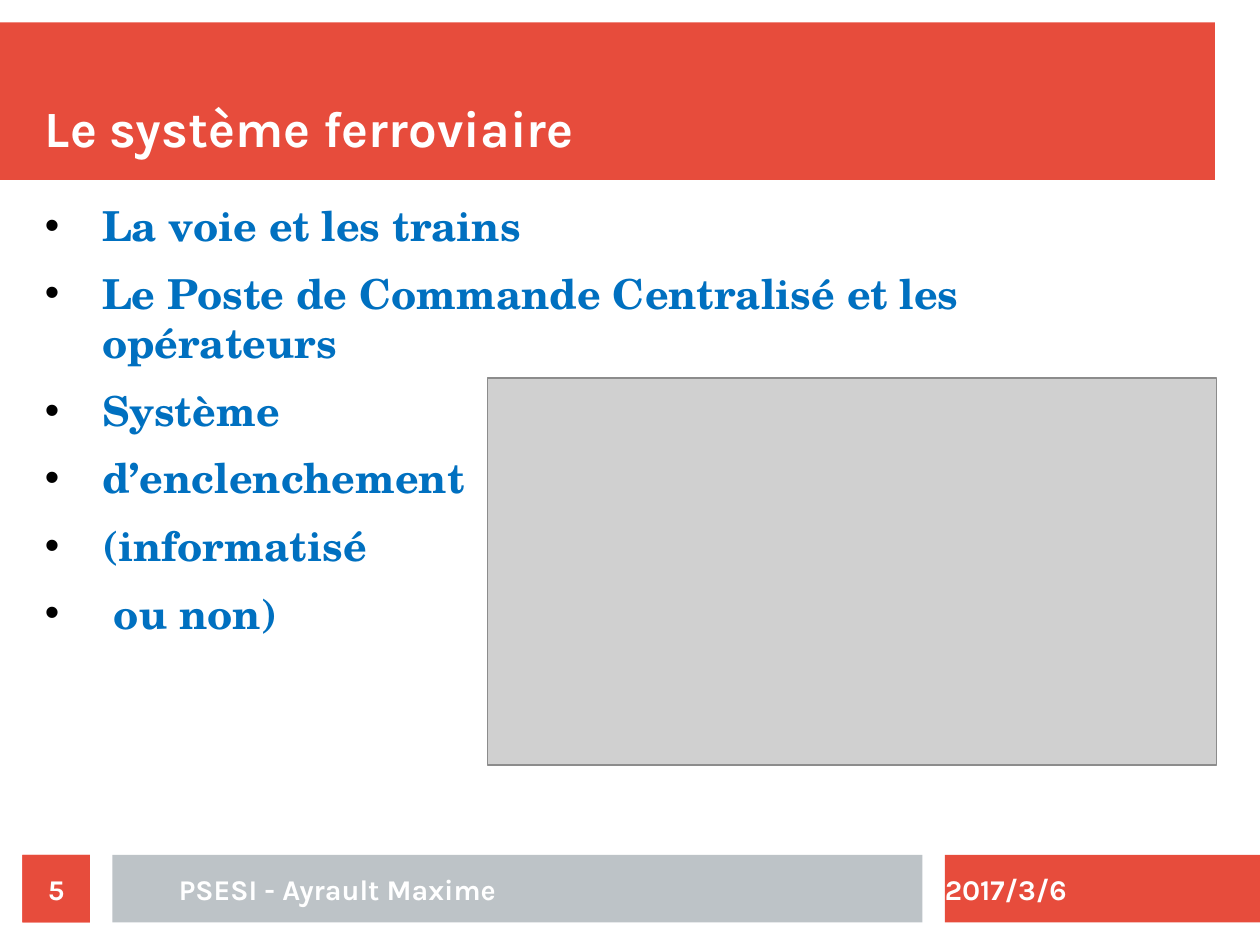
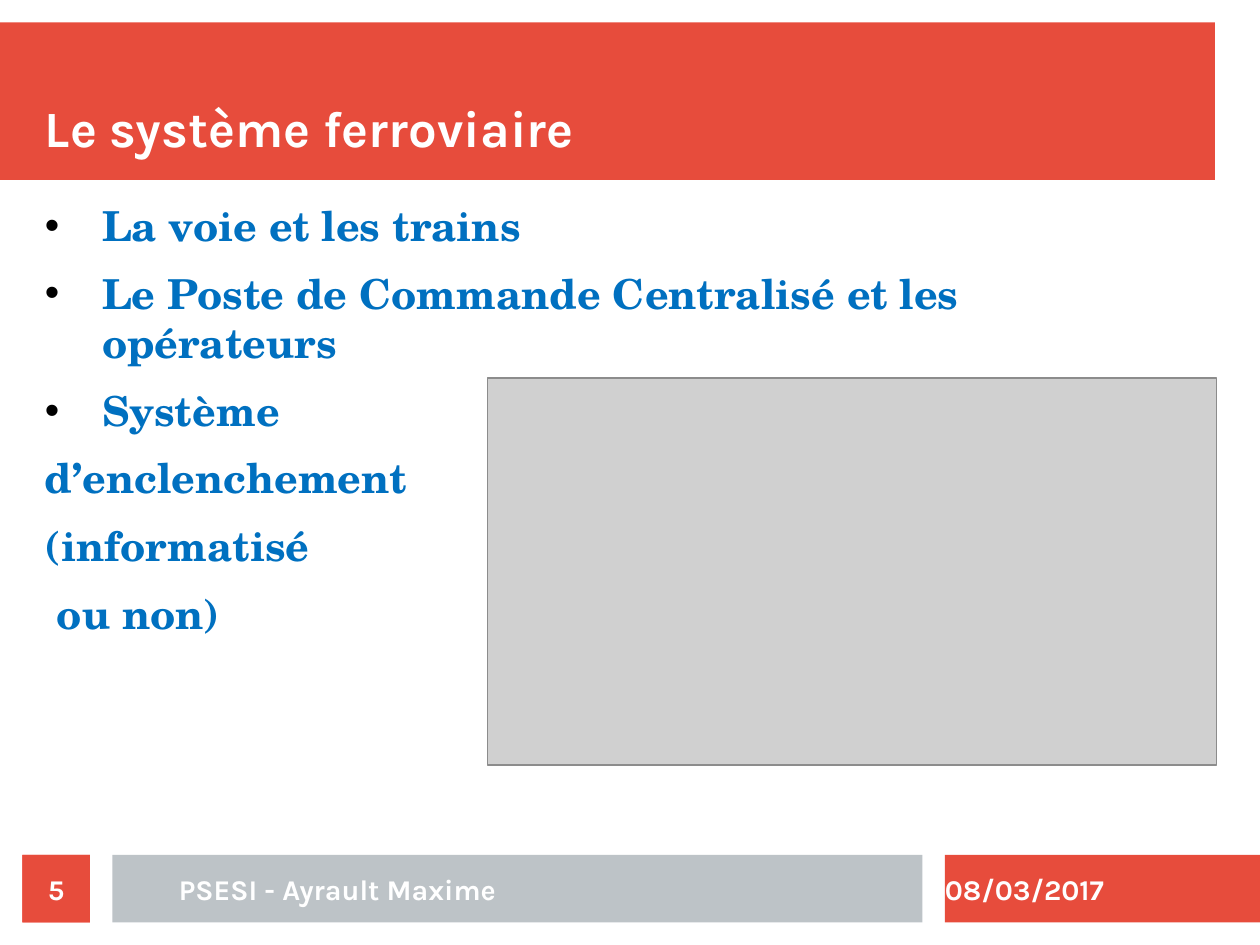
Before and after one commit to maximouth/CBI, a slide deck: slide 5 of Presentation/presentation.odp. Drawn at 1260x945 pixels with LibreOffice and Linux fonts; fonts in the diff are those of the drawing; grey boxes stand for pictures. Boxes give left, top, right and bottom in pixels: in the first picture for what was removed or moved away, otherwise in the second. Text is boxed around its words. In the diff, an @@ line names an element or a change of style, - is before the commit and + after.

```diff
--- a/Presentation/presentation.odp
+++ b/Presentation/presentation.odp
@@ text at bbox=[45, 462, 408, 634]: bullet • to none @@
@@ text at bbox=[945, 878, 1104, 903]: text changed @@
-2017/3/6
+08/03/2017
```
Also in this commit, not shown: 22 other slides changed, 2 slides added.
